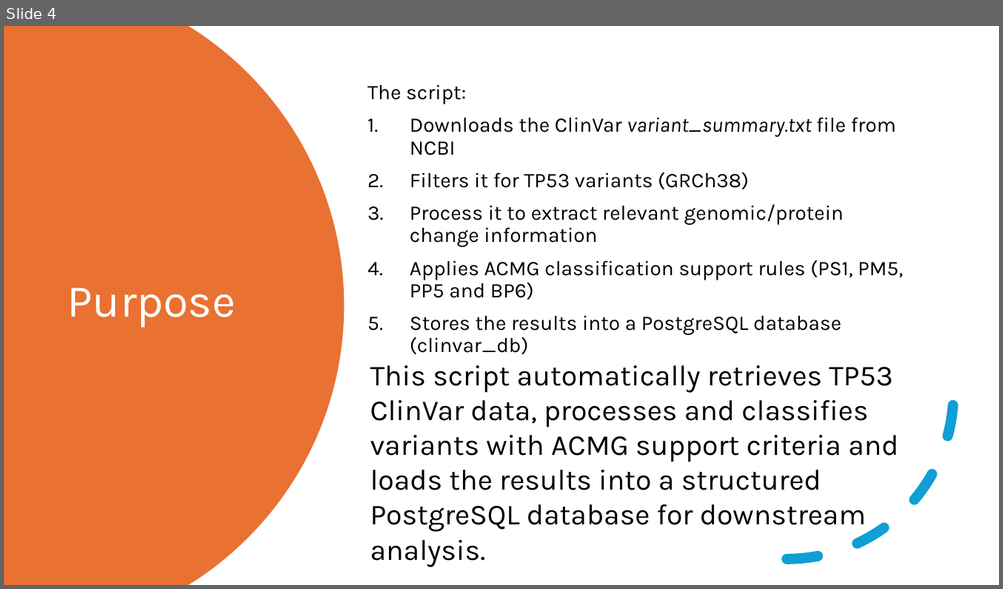
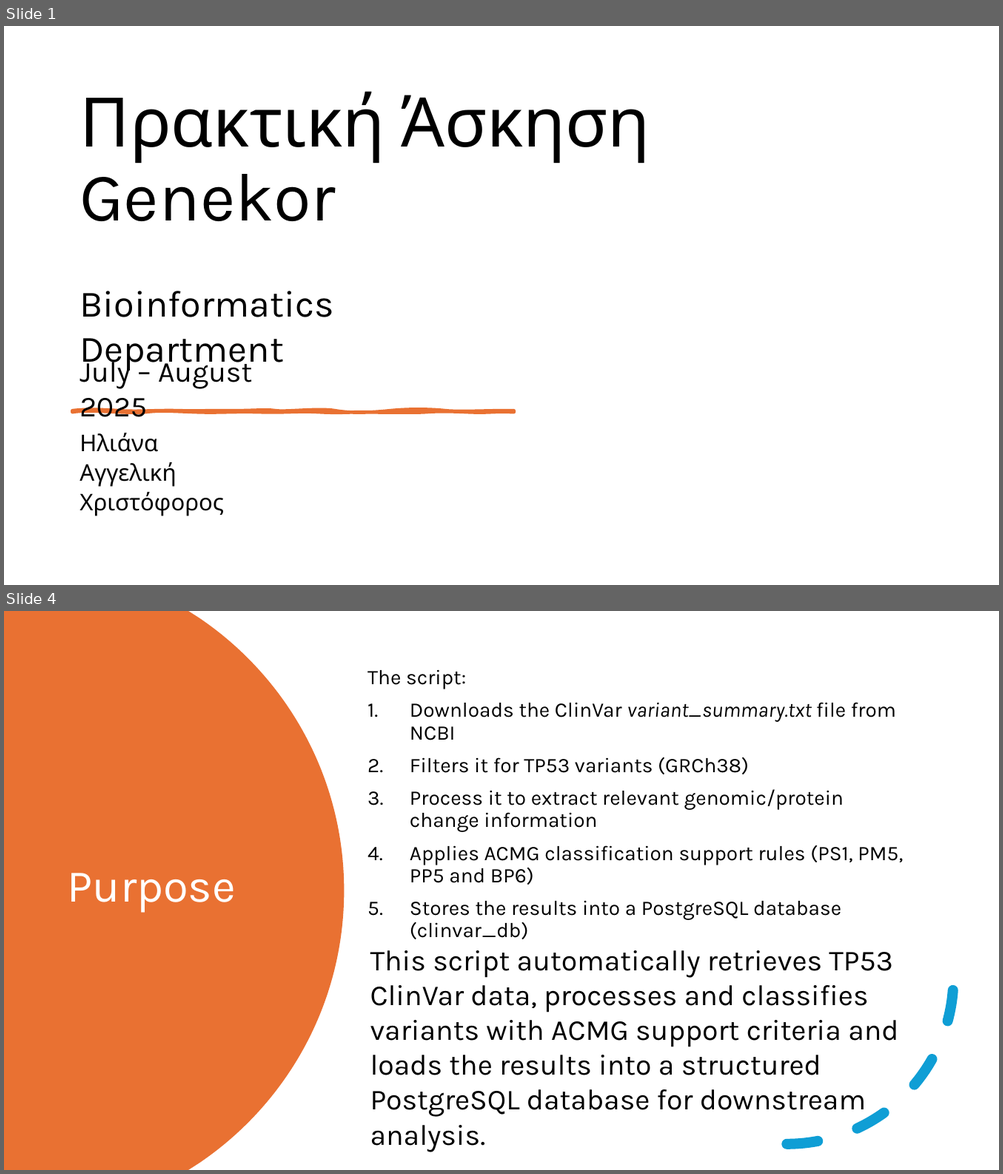
Before and after one commit to iliaanaa/genekor, a slide deck: genekor.pptx. Shown one above the other, each under a label of ours: slide 4 before the commit, slides 1 and 4 after it; the slides between them are not shown. The pictures are 1003x589 and 1003x1174 pixels, drawn with LibreOffice and Linux fonts; fonts in the diff are those of the drawing. Boxes give left, top, right and bottom in pixels: in the first picture for what was removed or moved away, otherwise in the second. Text is boxed around its words. In the diff, an @@ line names an element or a change of style, - is before the commit and + after.

```diff
--- a/genekor.pptx
+++ b/genekor.pptx
@@ slide 1 added at (4, 26, 999, 585), background #FFFFFF @@
@@ title added at (79, 91, 649, 221), 66 pt, text #000000 @@
+Πρακτική Άσκηση Genekor
@@ text added at (79, 291, 333, 371), 36 pt, text #000000 @@
+Bioinformatics Department
@@ text added at (79, 356, 252, 417), 28 pt, text #000000 @@
+July – August 2025
@@ freeform shape added at (73, 411, 515, 412), fill #E97132, outline #E97132 3.25 pt @@
@@ subtitle added at (79, 433, 223, 517), 22.2 pt, text #000000 @@
+Ηλιάνα
+Αγγελική
+Χριστόφορος
```
Also in this commit, not shown: 5 slides changed, 5 other slides added, 2 slides removed.
